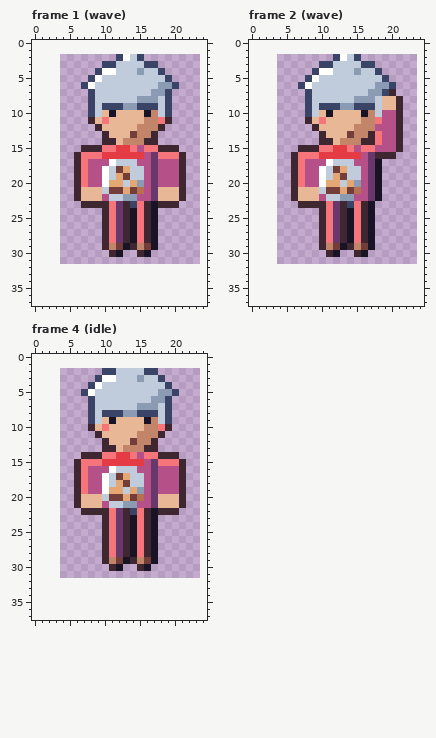
Pixel-art file: art/depths/biscuit-neighbour@62.aseprite. The picture above is the old version.
20x30 pixels, 4 frames. Shown: frame 1 (wave), frame 2 (wave), frame 4 (idle). The old version is drawn lined up with the new one, on the new canvas. The commit also changed other frames, which this record leaves out.
Now the later version:
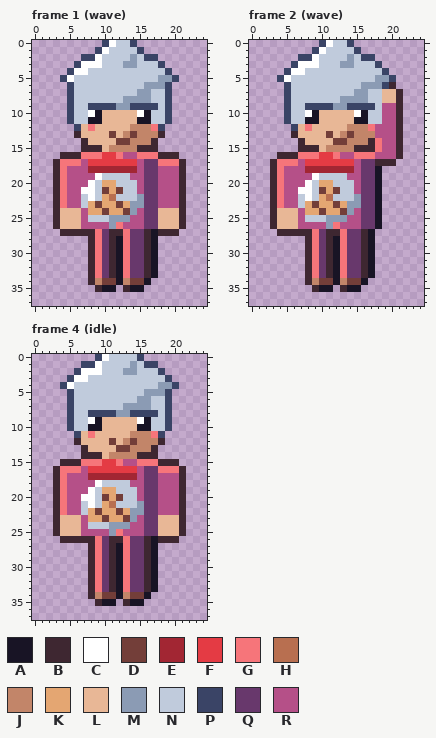
Palette (. is transparent): A #181425  B #3e2731  C #ffffff  D #733e39  E #a22633  F #e43b44  G #f6757a  H #b86f50  J #c28569  K #e4a672  L #e8b796  M #8b9bb4  N #c0cbdc  P #3a4466  Q #68386c  R #b55088
The edit:
canvas 20x30 -> 25x38, the old top-left corner now at 4,2
Changed rows in their new state; - is an unchanged pixel.
Frame 1 (wave):
first column x 3:
 0 -------PCNNP-------
 1 ------PCNNNNP------
 2 ----PPCNNNNMNPP----
 3 ---PCCCNN-MM-NNP---
 4 --PCCNNNN---N--NP--
 5 -PCNNNN--------MMP-
 6 --PNNN-------MM-P.-
 7 --PNNN------MMNN---
 8 --PNNN----MM--N----
 9 --PNN-P--M-P-------
10 --PNNCA-L---C-N----
11 --PNNAAL----AANNP--
12 ---PLGL----J--GP---
13 ---BLLLLD-J---JB---
14 ----BLLLLDD--J-----
15 -------LJJJJBBB...-
16 -BB------GRRGGGBBB.
17 BGGGRFFFFFFF-Q-GGG-
18 BGRRREEEEEEERQ-----
19 BGRRR-CN-NNRRQ-----
20 BGRRRCNK-N-NRQ-----
21 BGRRCCNDK-NNRQ-RRR-
22 BGRRNCNKH-NNMQ-RRR-
23 BGRRNKDKKDKMMQQRRRB
24 BLLLRKKDKKDMRQQLLLB
25 BLLLRNNNMMMRRQQLLLB
26 BLLLRRRRMGRRRQQLLLB
27 -BBBBBGQBBGQQ--BBB-
28 -----BGQBAGQQ------
29 -----BGQBAGQQB-----
30 -----BGQ--GQQBA----
31 -----BGQBAGQQBA----
32 -----BGQBAGQQBA----
33 -----BGQBAGQQBA----
34 -----BJDDAJDDA-----
35 ------BAA-BAA------
Frame 2 (wave):
first column x 3:
 0 -------PCNNP-------
 1 ------PCNNNNP------
 2 ----PPCNNNNMNPP----
 3 ---PCCCNN-MM-NNP---
 4 --PCCNNNN---N--NP--
 5 -PCNNNN--------MMP-
 6 --PNNN-------MM-PB-
 7 --PNNN------MMNNLLB
 8 --PNNN----MM--N----
 9 --PNN-P--M-P----RR-
10 --PNNCA-L---C-N----
11 --PNNAAL----AANN---
12 ---PLGL----J--G----
13 ---BLLLLD-J---JR---
14 ----BLLLLDD--J-----
15 -------LJJJJBBBG---
16 -BB------GRRGGGRRRB
17 BGGGRFFFFFFF-Q-BBB-
18 BGRRREEEEEEERQ-----
19 BGRRR-CN-NNRRQ-----
20 BGRRRCNK-N-NRQ-----
21 BGRRCCNDK-NNRQ-----
22 BGRRNCNKH-NNMQ-----
23 BGRRNKDKKDKMMQQA---
24 BLLLRKKDKKDMRQQA---
25 BLLLRNNNMMMRRQQA---
26 BLLLRRRRMGRRRQQA---
27 -BBBBBGQBBGQQ------
28 -----BGQBAGQQ------
29 -----BGQBAGQQB-----
30 -----BGQ--GQQBA----
31 -----BGQBAGQQBA----
32 -----BGQBAGQQBA----
33 -----BGQBAGQQBA----
34 -----BJDDAJDDA-----
35 ------BAA-BAA------
Frame 4 (idle):
first column x 3:
 0 ------PCNNNNP------
 1 ----PPCNNNNMNPP----
 2 ---PCCCNN-MM-NNP---
 3 --PCCNNNN---N--NP--
 4 -PCNNNN--------MMP-
 5 --PNNN-------MM-P.-
 6 --PNNN------MMNN---
 7 --PNNN----MM--N----
 8 --PNN-P--M-P-------
 9 --PNNCA-L---C-N----
10 --PNNAAL----AANNP--
11 ---PLGL----J--GP---
12 ---BLLLLD-J---JB---
13 ----BLLLLDD--J-----
14 -------LJJJJBBB...-
15 -BB------GRRGGGBBB.
16 BGGGRFFFFFFF-Q-GGG-
17 BGRRREEEEEEERQ-----
18 BGRRR-CN-NNRRQ-----
19 BGRRRCNK-N-NRQ-----
20 BGRRCCNDK-NNRQ-RRR-
21 BGRRNCNKH-NNMQ-RRR-
22 BGRRNKDKKDKMMQQRRRB
23 BLLLRKKDKKDMRQQLLLB
24 BLLLRNNNMMMRRQQLLLB
25 BLLLRRRRMGRRRQQLLLB
26 -BBBBBGQBBGQQ--BBB-
27 -----BGQBAGQQ------
28 -----BGQBAGQQ------
29 -----BGQBAGQQB-----
30 -----BGQ--GQQBA----
31 -----BGQBAGQQBA----
32 -----BGQBAGQQBA----
33 -----BGQBAGQQBA----
34 -----BJDDAJDDA-----
35 ------BAA-BAA------
Pixel boxes of the changes (left, top, right, bottom) in both pictures:
changed: (53, 40, 186, 292)
changed: (270, 40, 403, 292)
changed: (53, 354, 186, 606)
